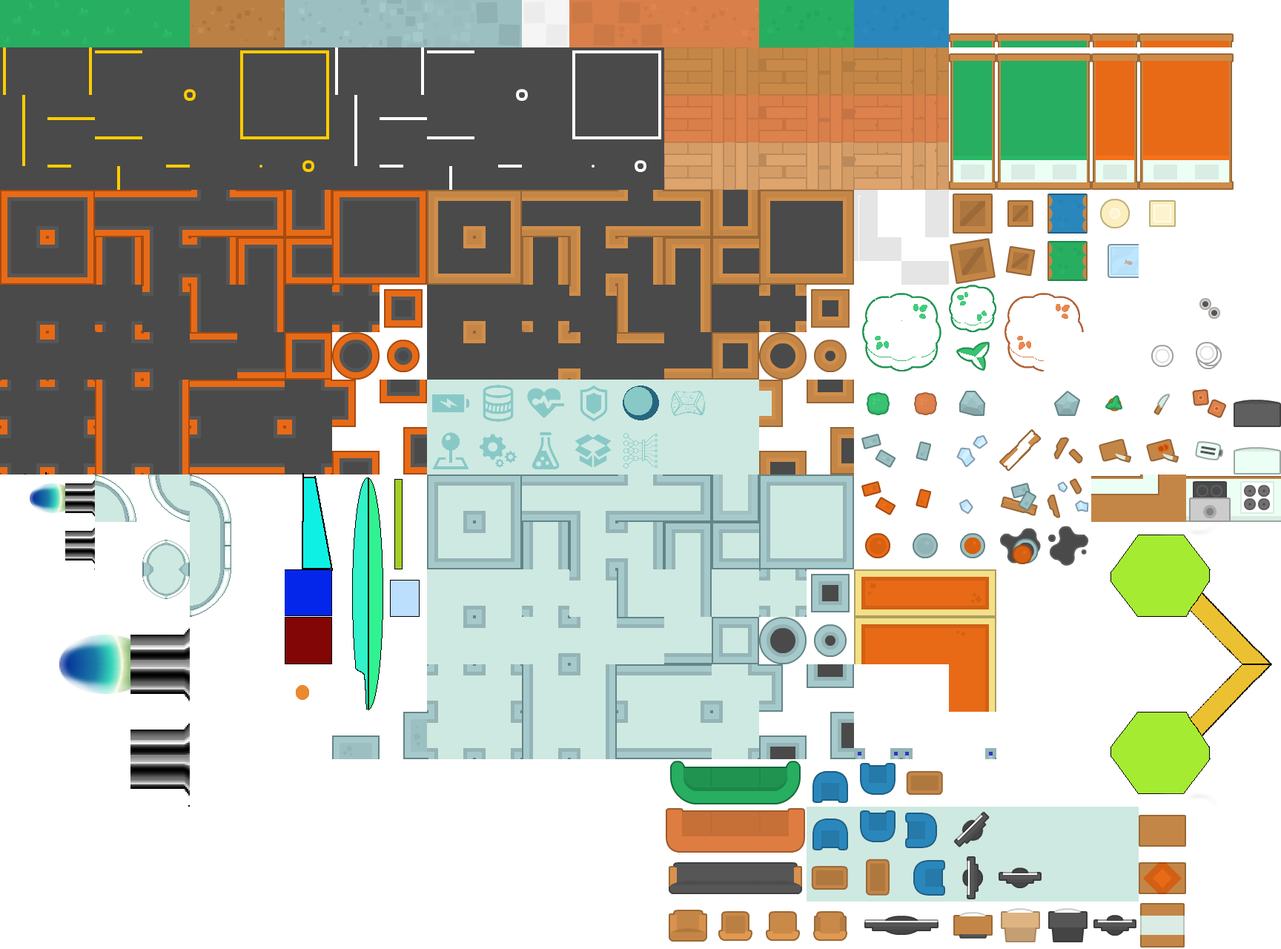
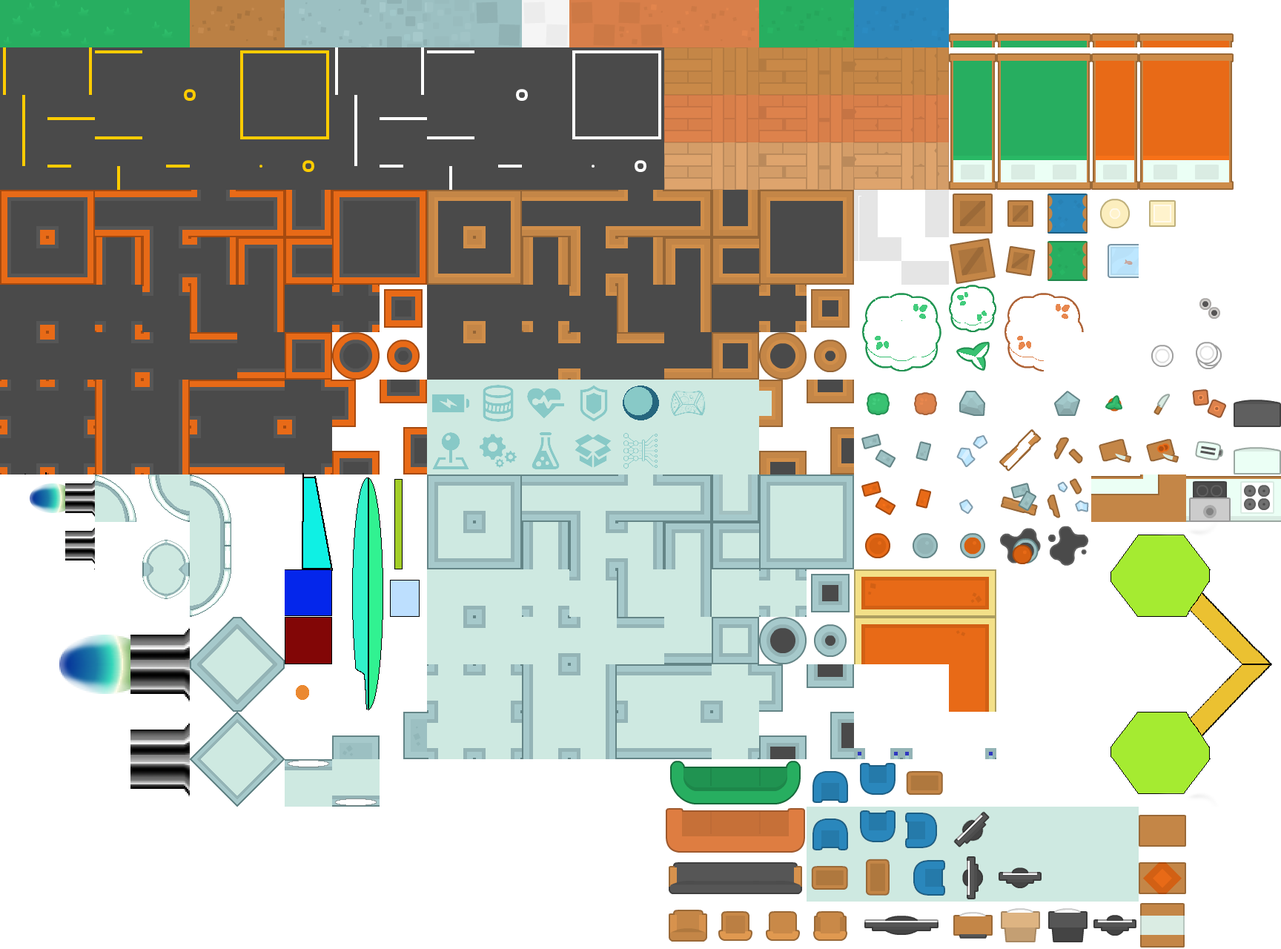
Two versions of the same layered image (1281 x 949). Layer-by-layer changes:
added layer "Angled" in group "done" over 189, 616, 285, 712
painted on "tilesheet_complete.png" over 189, 711, 380, 807
